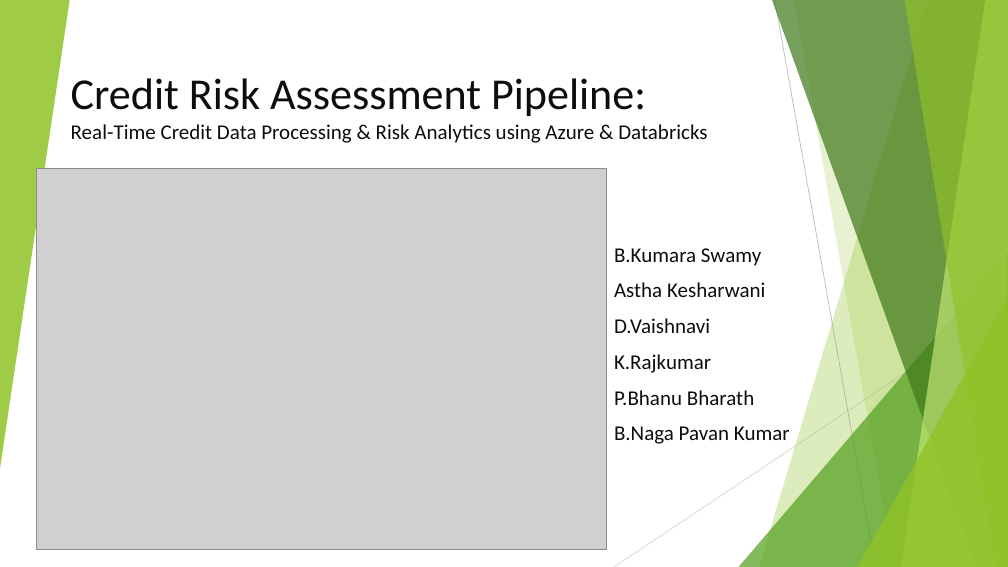
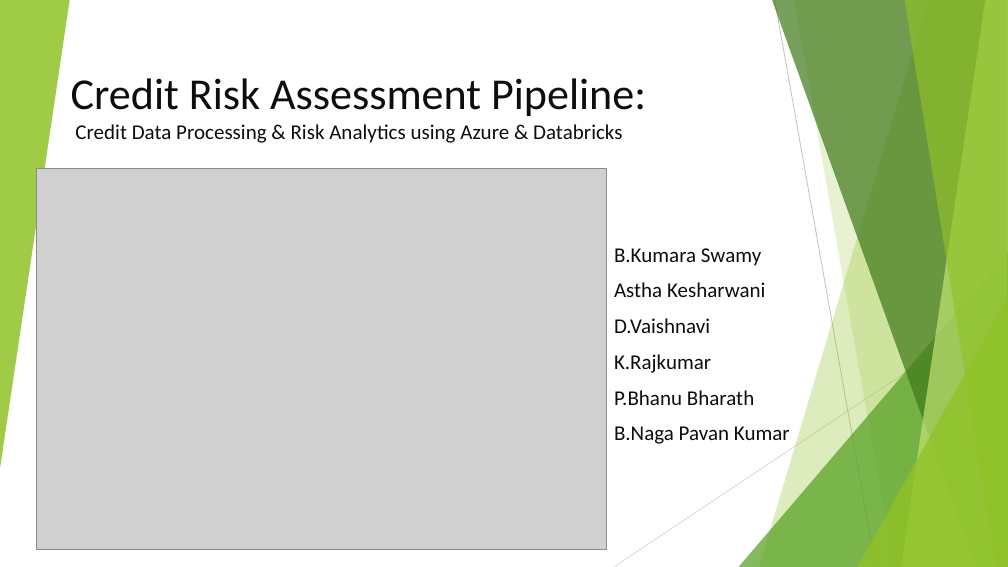
Before and after one commit to Bellamkondakumaraswamy/Credit-Risk-Assessment-Pipeline, a slide deck: slide 1 of Credit Risk Assessment Pipeline PPTX.pptx. Drawn at 1008x567 pixels with LibreOffice and Linux fonts; fonts in the diff are those of the drawing; grey boxes stand for pictures. Boxes give left, top, right and bottom in pixels: in the first picture for what was removed or moved away, otherwise in the second. Text is boxed around its words. In the diff, an @@ line names an element or a change of style, - is before the commit and + after.

Commit message:
Add credit risk analysis files

```diff
--- a/Credit Risk Assessment Pipeline PPTX.pptx
+++ b/Credit Risk Assessment Pipeline PPTX.pptx
@@ title at [71, 78, 646, 143]: text changed @@
-Credit Risk Assessment Pipeline:
-Real-Time Credit Data Processing & Risk Analytics using Azure & Databricks
+Credit Risk Assessment Pipeline:
+Credit Data Processing & Risk Analytics using Azure & Databricks
```
Also in this commit, not shown: 6 other slides changed, 5 slides added, 6 slides removed, 16 other files.
